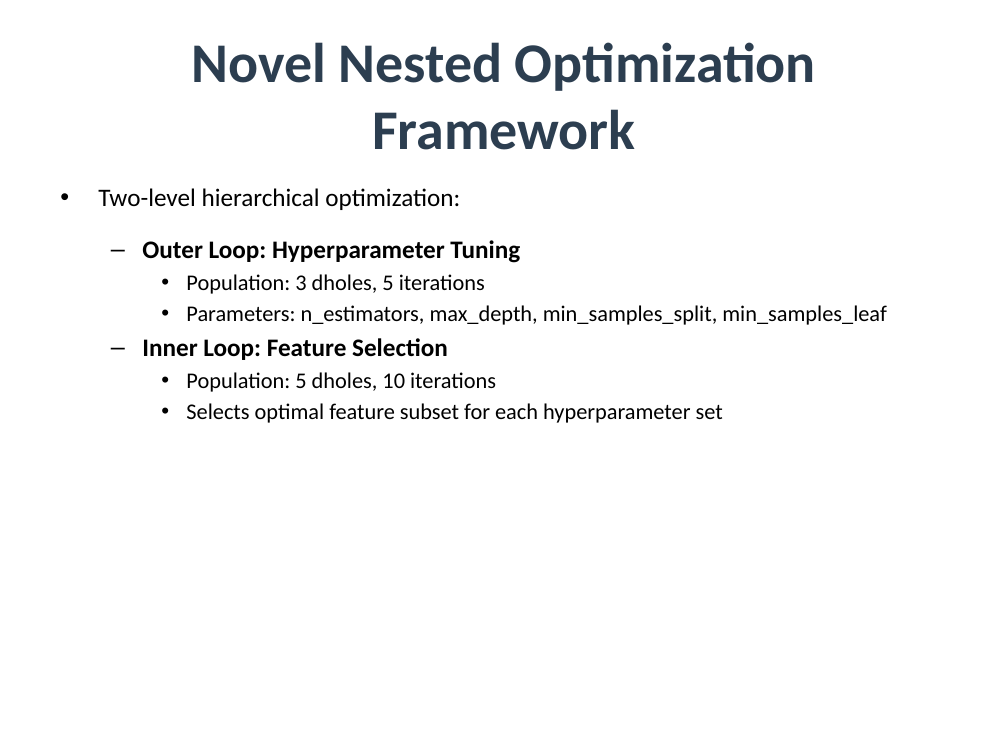
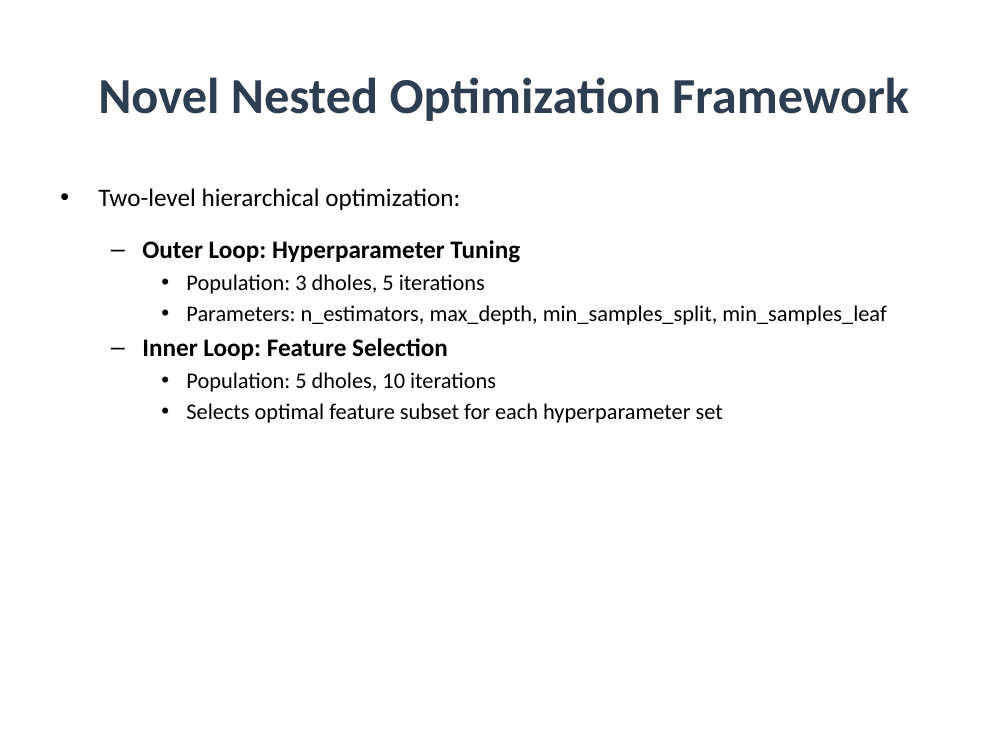
Before and after one commit to amine-dubs/dio-optimization, a slide deck: slide 6 of Presentation/DIO_Research_Presentation.pptx. Drawn at 1008x756 pixels with LibreOffice and Linux fonts; fonts in the diff are those of the drawing. Boxes give left, top, right and bottom in pixels: in the first picture for what was removed or moved away, otherwise in the second. Text is boxed around its words. In the diff, an @@ line names an element or a change of style, - is before the commit and + after.

```diff
--- a/Presentation/DIO_Research_Presentation.pptx
+++ b/Presentation/DIO_Research_Presentation.pptx
@@ title "Novel Nested Optimization Framework" at [98,77,909,121]: size 40 to 36 pt @@
```
Also in this commit, not shown: 5 other slides changed, 1 other file.
